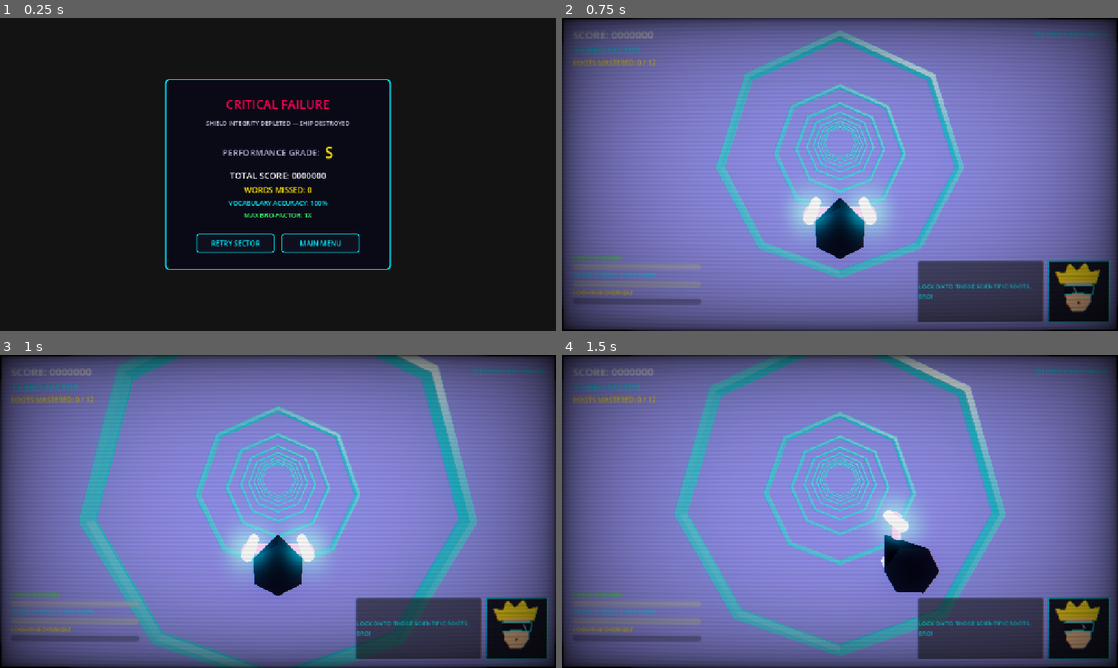
Above: before the commit, frames 1-4 (two rows, left to right).
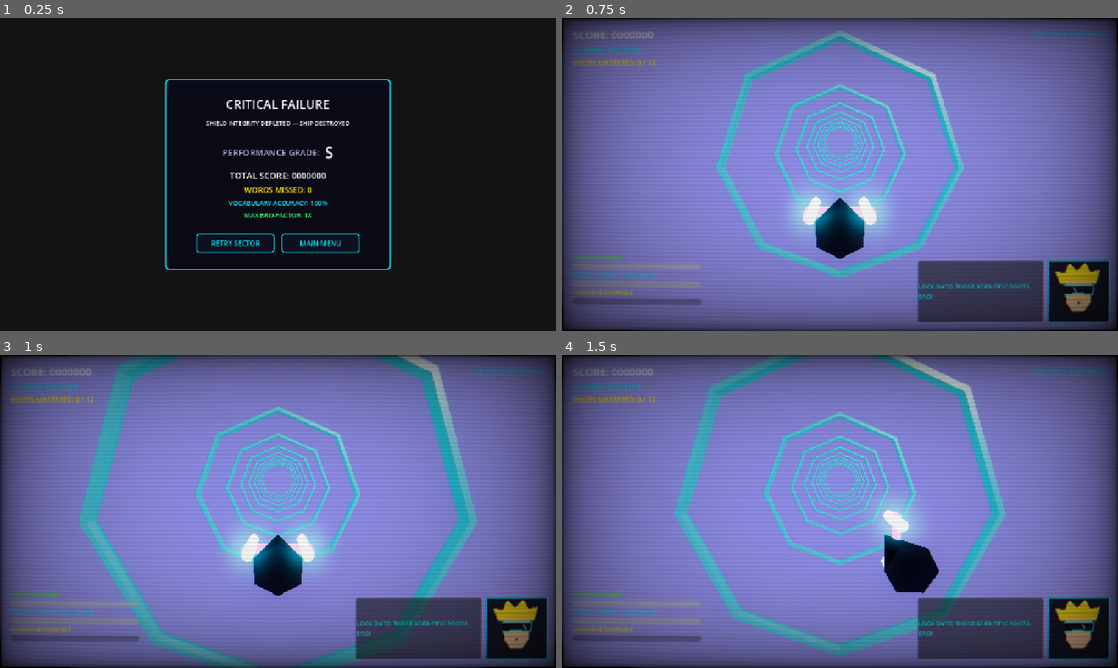
Above: after the commit, the same moments.

Repository: leouofa/isv-bro
Game: Godot game, scene res://scenes/GameOverScreen.tscn
Two runs of this game, one before a commit and one after it. Both use one fixed random seed, a clock stepped at 60 frames per second and the inputs below. This scene is started directly instead of the project's main scene. Sound files missing from this copy of the repository are replaced by a short silence.
Inputs (mouse positions are in pixels of both pictures, inside the frame that each line leads up to):
- Up to frame 1 (0.25 s): no input
- Up to frame 2 (0.75 s): click "RETRY SECTOR" at 0.5 s
- Up to frame 3 (1 s): no input
- Up to frame 4 (1.5 s): tap Enter at 1.25 s; move the mouse to (962, 495) at 1.27 s; hold D (move_right) from 1.28 s (still down); tap C (barrel_roll) at 1.35 s; click (962, 495) at 1.42 s

The runs differ from the first frame. In frame 1, 0.5% of the frame differs, in the area x 37-63%, y 26-46%; in frame 2, nothing differs; in frame 3, nothing differs; in frame 4, nothing differs.

Commit message:
adjusting test screens

Diff:
--- a/scenes/GameOverScreen.tscn
+++ b/scenes/GameOverScreen.tscn
@@ -52,14 +52,16 @@
 
 [node name="HeaderLabel" type="Label" parent="Panel/VBox"]
 layout_mode = 2
-theme_override_colors/font_color = Color(1, 0, 0.33, 1)
+theme_override_colors/font_color = Color(1, 1, 1, 1)
+theme_override_colors/font_outline_color = Color(0, 0, 0, 0.9)
+theme_override_constants/outline_size = 4
 theme_override_font_sizes/font_size = 28
 text = "CRITICAL FAILURE"
 horizontal_alignment = 1
 
 [node name="SubHeaderLabel" type="Label" parent="Panel/VBox"]
 layout_mode = 2
-theme_override_colors/font_color = Color(0.8, 0.8, 0.9, 1)
+theme_override_colors/font_color = Color(1, 1, 1, 1)
 theme_override_font_sizes/font_size = 14
 text = "SHIELD INTEGRITY DEPLETED — SHIP DESTROYED"
 horizontal_alignment = 1
@@ -80,7 +82,7 @@
 
 [node name="GradeLabel" type="Label" parent="Panel/VBox/GradeBox"]
 layout_mode = 2
-theme_override_colors/font_color = Color(1, 0.9, 0, 1)
+theme_override_colors/font_color = Color(1, 1, 1, 1)
 theme_override_font_sizes/font_size = 36
 text = "S"
 
--- a/scripts/GameOverScreen.gd
+++ b/scripts/GameOverScreen.gd
@@ -72,7 +72,9 @@
 	var max_combo: int = int(summary.get("max_combo", 1))
 	var sector_num: int = int(summary.get("sector", 1))
 
-	var style: StyleBoxFlat = panel.get_theme_stylebox("panel") as StyleBoxFlat
+	var style: StyleBoxFlat = null
+	if panel:
+		style = panel.get_theme_stylebox("panel") as StyleBoxFlat
 	if style:
 		style = style.duplicate()
 		panel.add_theme_stylebox_override("panel", style)
@@ -80,10 +82,16 @@
 	if survived:
 		if header_label:
 			header_label.text = "SECTOR 0%d CLEARED" % sector_num
-			header_label.modulate = Color("#39FF14")
+			header_label.modulate = Color.WHITE
+			header_label.add_theme_color_override("font_color", Color("#39FF14"))
+			header_label.add_theme_color_override("font_shadow_color", Color(0.0, 0.45, 0.1, 0.75))
+			header_label.add_theme_constant_override("shadow_offset_x", 0)
+			header_label.add_theme_constant_override("shadow_offset_y", 2)
+			header_label.add_theme_constant_override("shadow_outline_size", 4)
 		if subheader_label:
 			subheader_label.text = "ANOMALY CORE ANNIHILATED — MISSION ACCOMPLISHED!"
-			subheader_label.modulate = Color("#00FFFF")
+			subheader_label.modulate = Color.WHITE
+			subheader_label.add_theme_color_override("font_color", Color("#00FFFF"))
 		if dimmer:
 			dimmer.color = Color(0.02, 0.04, 0.08, 0.8)
 		if style:
@@ -91,10 +99,16 @@
 	else:
 		if header_label:
 			header_label.text = "CRITICAL FAILURE"
-			header_label.modulate = Color("#FF0055")
+			header_label.modulate = Color.WHITE
+			header_label.add_theme_color_override("font_color", Color("#FF0055"))
+			header_label.add_theme_color_override("font_shadow_color", Color(0.45, 0.0, 0.1, 0.75))
+			header_label.add_theme_constant_override("shadow_offset_x", 0)
+			header_label.add_theme_constant_override("shadow_offset_y", 2)
+			header_label.add_theme_constant_override("shadow_outline_size", 4)
 		if subheader_label:
 			subheader_label.text = "SHIELD INTEGRITY DEPLETED — SHIP DESTROYED"
-			subheader_label.modulate = Color("#FFAA00")
+			subheader_label.modulate = Color.WHITE
+			subheader_label.add_theme_color_override("font_color", Color("#FFAA00"))
 		if dimmer:
 			dimmer.color = Color(0.12, 0.01, 0.03, 0.85)
 		if style:
@@ -109,7 +123,8 @@
 			"C": Color("#FFA500"),
 			"D": Color("#FF0055")
 		}
-		grade_label.modulate = grade_colors.get(grade, Color.WHITE)
+		grade_label.modulate = Color.WHITE
+		grade_label.add_theme_color_override("font_color", grade_colors.get(grade, Color.WHITE))
 
 	if score_label:
 		score_label.text = "TOTAL SCORE: %07d" % score
@@ -119,7 +134,8 @@
 
 	if missed_label:
 		missed_label.text = "WORDS MISSED: %d" % words_missed
-		missed_label.modulate = Color("#FFE600")
+		missed_label.modulate = Color.WHITE
+		missed_label.add_theme_color_override("font_color", Color("#FFE600"))
 
 	if accuracy_label:
 		accuracy_label.text = "VOCABULARY ACCURACY: %d%%" % int(accuracy * 100.0)
--- a/tools/test_game.gd
+++ b/tools/test_game.gd
@@ -488,12 +488,15 @@
 	var m_lbl = go_scn.get_node_or_null("Panel/VBox/StatsBox/MissedLabel") as Label
 	var s_lbl = go_scn.get_node_or_null("Panel/VBox/StatsBox/ScoreLabel") as Label
 	assert_true(h_lbl != null and h_lbl.text == "CRITICAL FAILURE", "GameOverScreen shows 'CRITICAL FAILURE' on shield loss")
+	assert_true(h_lbl != null and h_lbl.get_theme_color("font_color") == Color("#FF0055"), "GameOverScreen failure header has crimson font color")
 	assert_true(m_lbl != null and m_lbl.text == "WORDS MISSED: 3", "GameOverScreen displays 'WORDS MISSED: 3'")
 	assert_true(s_lbl != null and s_lbl.text.contains("0002100"), "GameOverScreen displays formatted total score")
 
 	# Test Victory Presentation
 	go_scn.setup_results({"survived": true, "score": 15000, "words_missed": 1, "grade": "S", "sector": 1})
 	assert_true(h_lbl != null and h_lbl.text == "SECTOR 01 CLEARED", "GameOverScreen shows 'SECTOR 01 CLEARED' on victory")
+	assert_true(h_lbl != null and h_lbl.get_theme_color("font_color") == Color("#39FF14"), "GameOverScreen victory header has vibrant neon green font color")
+	assert_true(h_lbl != null and h_lbl.modulate == Color.WHITE, "GameOverScreen header modulate is white (un-clamped)")
 	assert_true(m_lbl != null and m_lbl.text == "WORDS MISSED: 1", "GameOverScreen displays 'WORDS MISSED: 1'")
 
 	go_scn.free()
